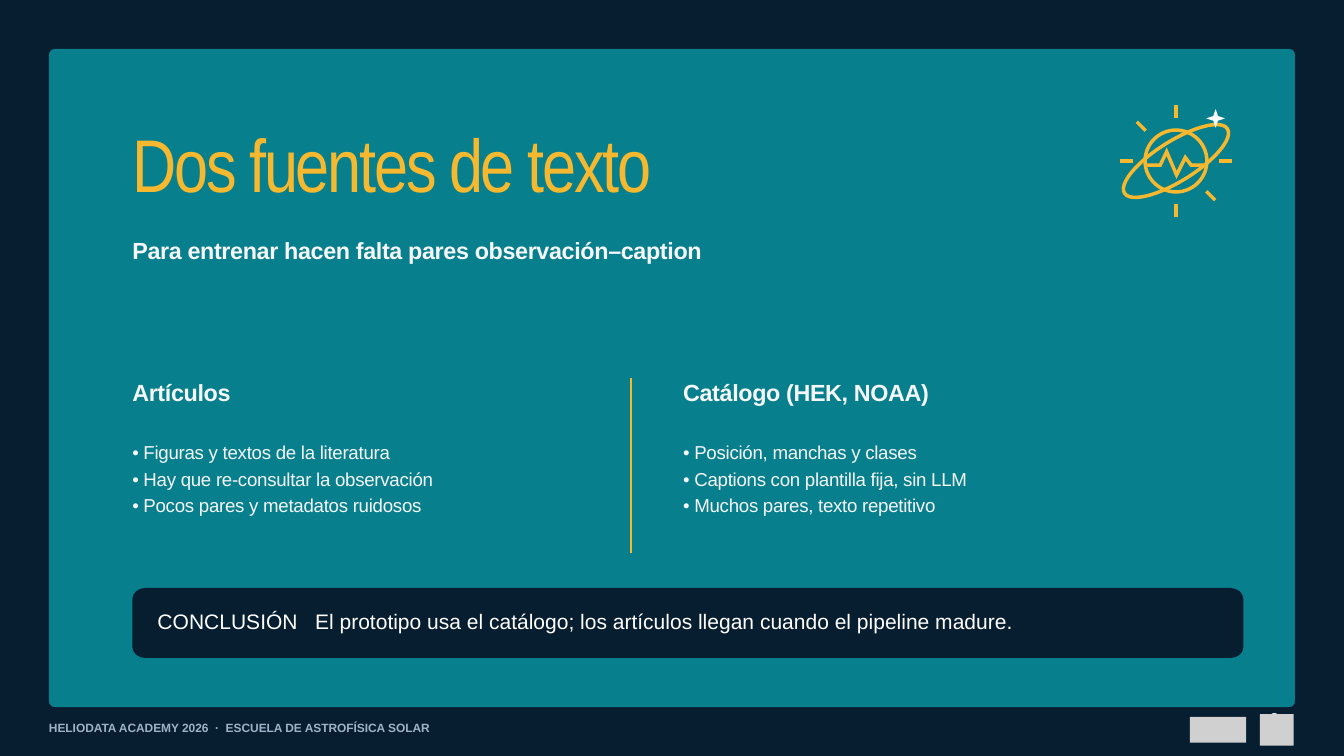
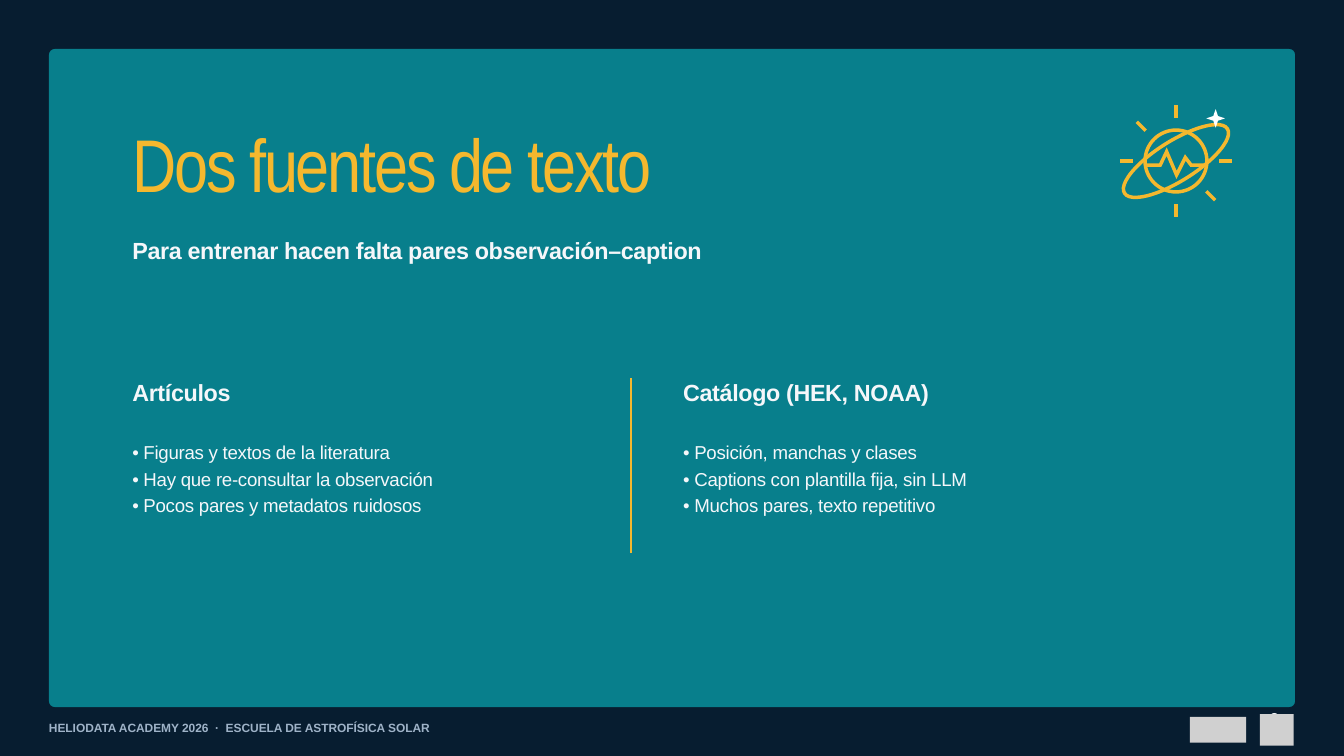
Before and after one commit to Group-of-Solar-Astrophysics/Escuela-Astrofisica-Solar-2026, a slide deck: slide 16 of 01_Material_por_expositor/Juan_Esteban_Agudelo_Ortiz/01_Presentacion/Machine_Learning_aplicado_al_Sol_Escuela_2026.pptx. Drawn at 1344x756 pixels with LibreOffice and Linux fonts; fonts in the diff are those of the drawing; grey boxes stand for pictures. Boxes give left, top, right and bottom in pixels: in the first picture for what was removed or moved away, otherwise in the second. Text is boxed around its words. In the diff, an @@ line names an element or a change of style, - is before the commit and + after.

```diff
--- a/01_Material_por_expositor/Juan_Esteban_Agudelo_Ortiz/01_Presentacion/Machine_Learning_aplicado_al_Sol_Escuela_2026.pptx
+++ b/01_Material_por_expositor/Juan_Esteban_Agudelo_Ortiz/01_Presentacion/Machine_Learning_aplicado_al_Sol_Escuela_2026.pptx
@@ freeform shape removed at bbox=[132, 588, 1244, 658] @@
@@ text removed at bbox=[157, 613, 1012, 634] @@
-CONCLUSIÓN El prototipo usa el catálogo; los artículos llegan cuando el pipeline madure.
```
Also in this commit, not shown: 3 other slides changed, 1 other file.
